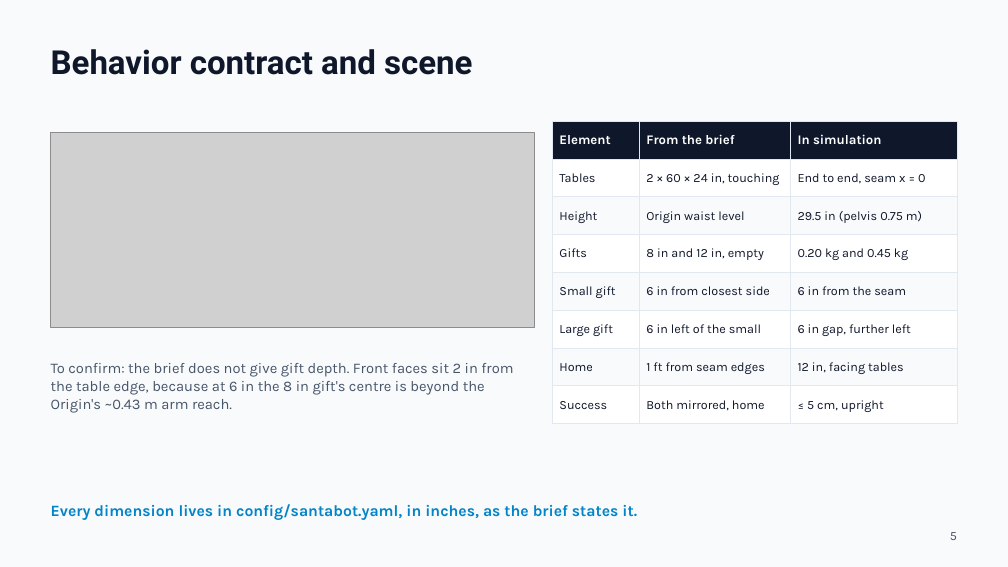
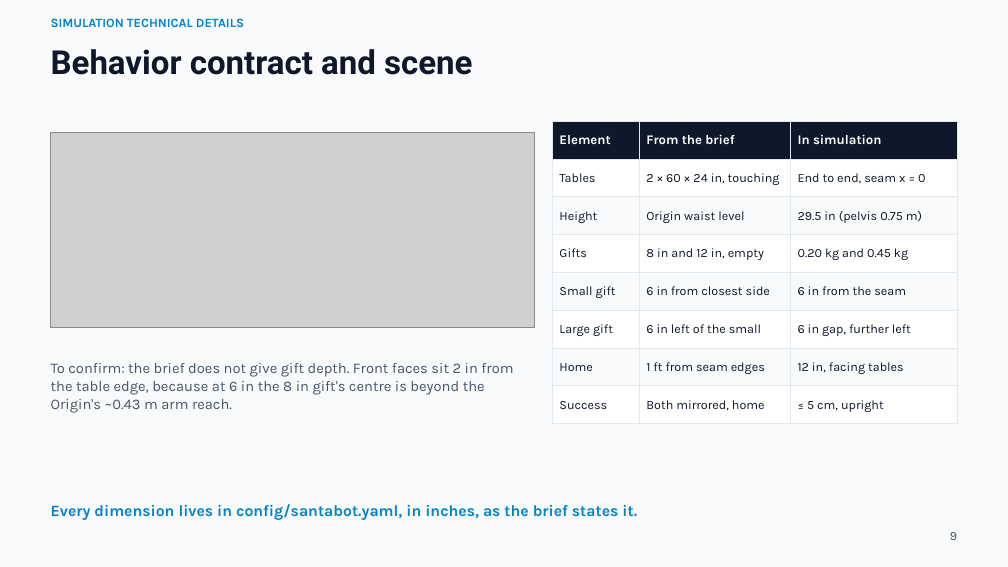
Before and after one commit to thebestjuan1738/SantaDisplayRoboto, a slide deck: slide 9 of slides/SantaBot_Stage2_Simulation_Review.pptx (slide 5 before the commit). Drawn at 1008x567 pixels with LibreOffice and Linux fonts; fonts in the diff are those of the drawing; grey boxes stand for pictures. Boxes give left, top, right and bottom in pixels: in the first picture for what was removed or moved away, otherwise in the second. Text is boxed around its words. In the diff, an @@ line names an element or a change of style, - is before the commit and + after.

```diff
--- a/slides/SantaBot_Stage2_Simulation_Review.pptx
+++ b/slides/SantaBot_Stage2_Simulation_Review.pptx
@@ text added at (51, 18, 244, 27), 12 pt, text #0284C7, bold @@
+SIMULATION TECHNICAL DETAILS
```
Also in this commit, not shown: 9 other slides changed, 3 slides added, 6 other files.
